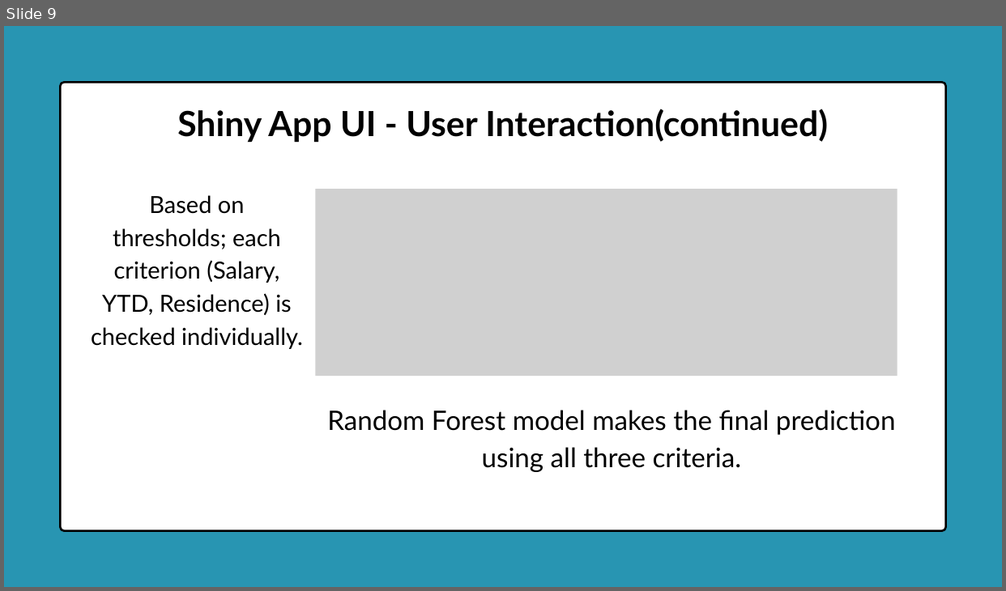
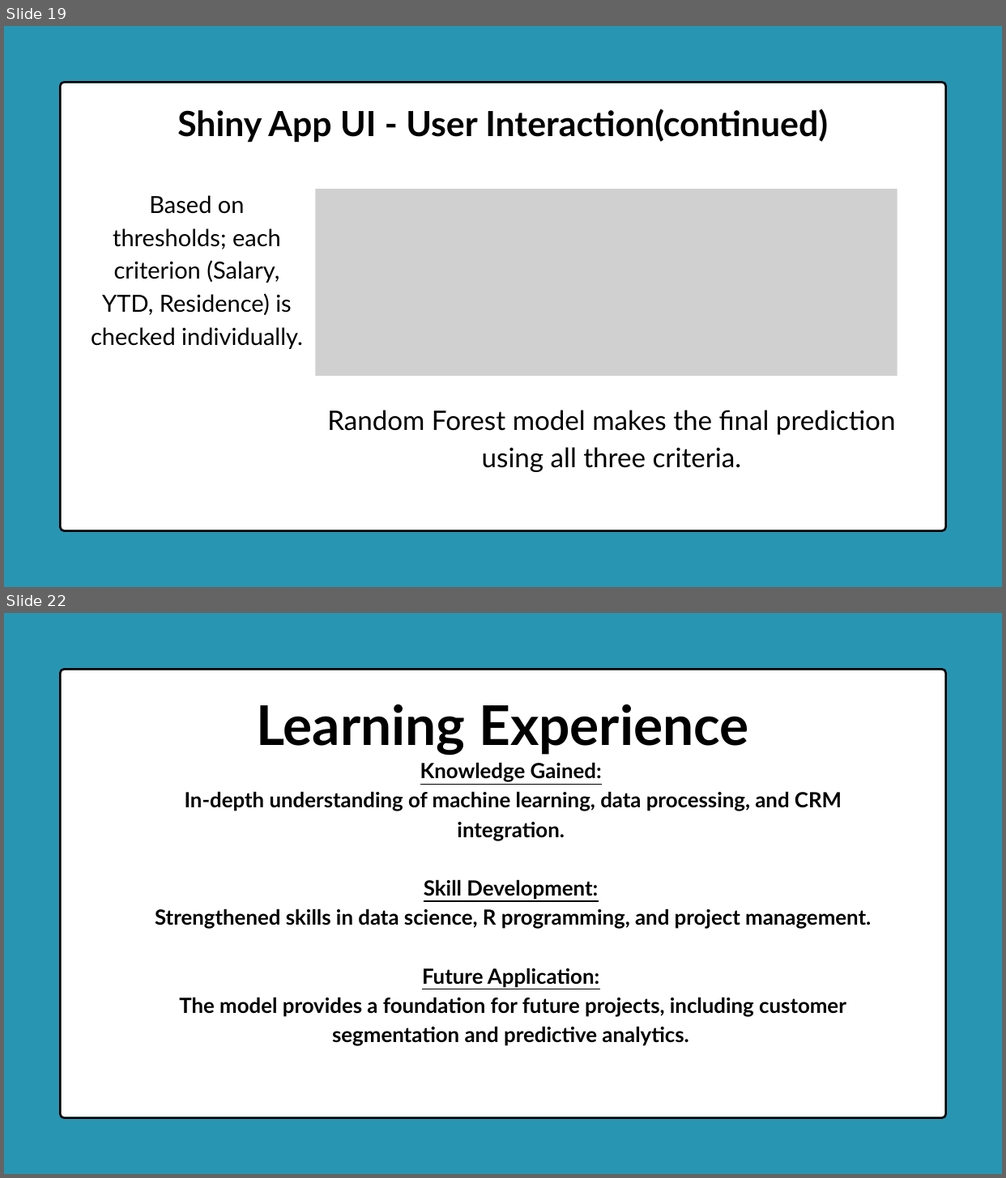
Before and after one commit to Delight-Chipiro/Customer_Eligibility_System, a slide deck: Documentation/Satellite Service Eligibility Checker.pptx. Shown one above the other, each under a label of ours: slide 9 before the commit, slides 19 and 22 after it; the slides between them are not shown. The pictures are 1006x591 and 1006x1178 pixels, drawn with LibreOffice and Linux fonts; fonts in the diff are those of the drawing; grey boxes stand for pictures. Boxes give left, top, right and bottom in pixels: in the first picture for what was removed or moved away, otherwise in the second. Text is boxed around its words. In the diff, an @@ line names an element or a change of style, - is before the commit and + after.

```diff
--- a/Documentation/Satellite Service Eligibility Checker.pptx
+++ b/Documentation/Satellite Service Eligibility Checker.pptx
@@ slide 22 added at bbox=[4, 613, 1002, 1174], background #2895B2 @@
@@ freeform shape added at bbox=[60, 669, 945, 1118], fill #FFFFFF, outline #000000 3 pt @@
@@ text added at bbox=[256, 705, 749, 755], 79.1 pt, text #000000, bold @@
+Learning Experience
@@ text added at bbox=[155, 762, 871, 1017], 30.2 pt, text #000000, bold @@
+  Knowledge Gained:
+  In-depth understanding of machine learning, data processing, and CRM integration.
+  Skill Development:
+  Strengthened skills in data science, R programming, and project management.
+  Future Application:
+  The model provides a foundation for future projects, including customer segmentation and predictive analytics.
@@ what was slide 9 is now slide 19 @@
```
Also in this commit, not shown: 3 slides changed, 13 other slides added, 1 slide removed.
